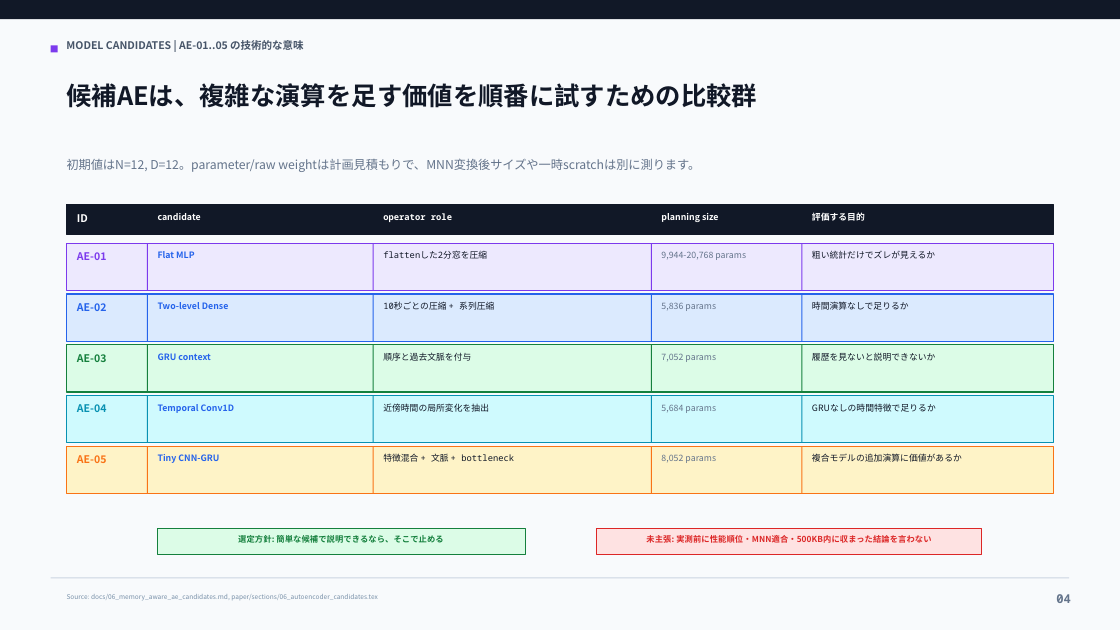
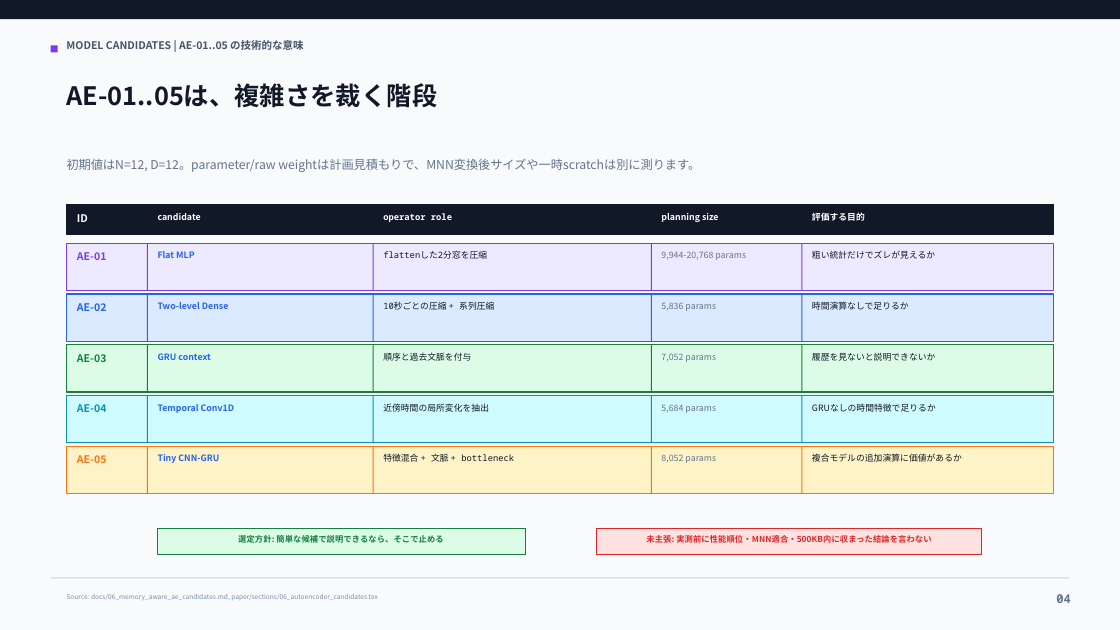
Before and after one commit to t0m0h1r0/research-anomaly, a slide deck: slide 4 of paper/presentations/storage_embedded_ransomware_sponsor_brief.pptx. Drawn at 1120x630 pixels with LibreOffice and Linux fonts; fonts in the diff are those of the drawing. Boxes give left, top, right and bottom in pixels: in the first picture for what was removed or moved away, otherwise in the second. Text is boxed around its words. In the diff, an @@ line names an element or a change of style, - is before the commit and + after.

```diff
--- a/paper/presentations/storage_embedded_ransomware_sponsor_brief.pptx
+++ b/paper/presentations/storage_embedded_ransomware_sponsor_brief.pptx
@@ text at (x1=67, y1=83, x2=438, y2=108): text changed @@
-候補AEは、複雑な演算を足す価値を順番に試すための比較群
+AE-01..05は、複雑さを裁く階段
```
Also in this commit, not shown: 5 other slides changed, 12 other files.
